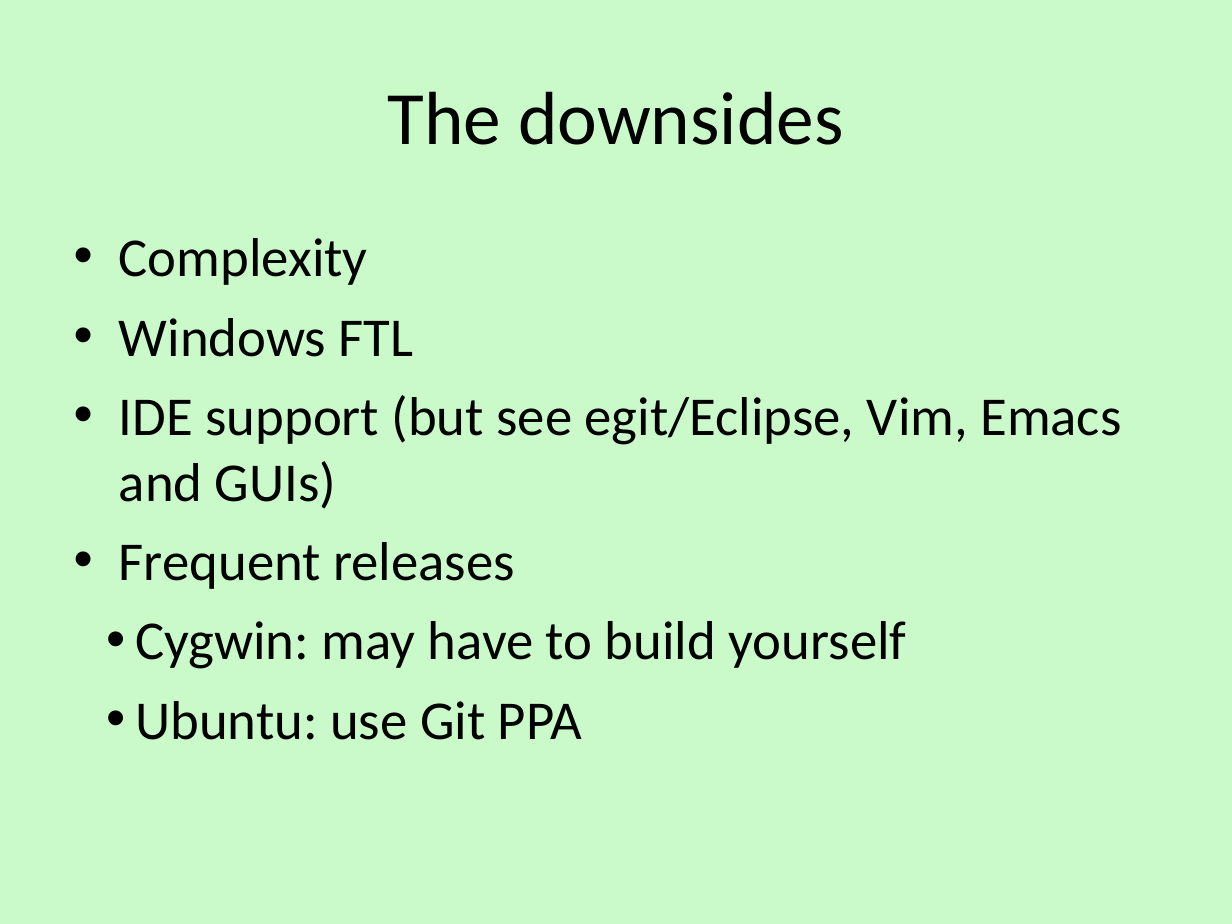
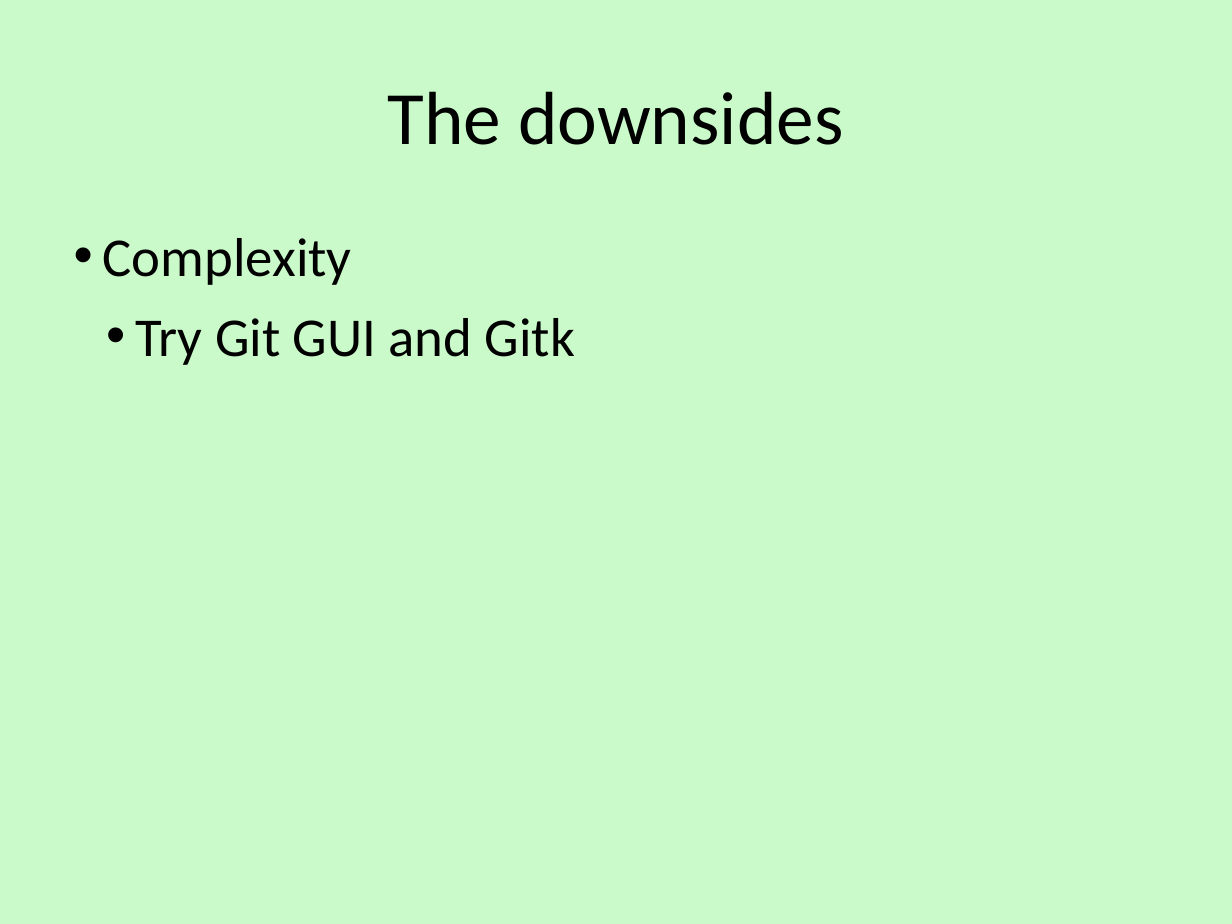
Before and after one commit to alecthegeek/gitWorkshop, a slide deck: slide 27 of gitWorkshop.odp (slide 25 before the commit). Drawn at 1232x924 pixels with LibreOffice and Linux fonts; fonts in the diff are those of the drawing; background and template pictures are left out. Boxes give left, top, right and bottom in pixels: in the first picture for what was removed or moved away, otherwise in the second. Text is boxed around its words. In the diff, an @@ line names an element or a change of style, - is before the commit and + after.

```diff
--- a/gitWorkshop.odp
+++ b/gitWorkshop.odp
@@ text at box(103, 238, 352, 285): indent changed @@
@@ text at box(135, 318, 575, 365): text changed @@
-• Windows FTL
-• IDE support (but see egit/Eclipse, Vim, Emacs and GUIs)
-• Frequent releases
-  • Cygwin: may have to build yourself
-  • Ubuntu: use Git PPA
+  • Try Git GUI and Gitk
```
Also in this commit, not shown: 8 other slides changed, 5 slides added, 5 slides removed, 5 other files.
